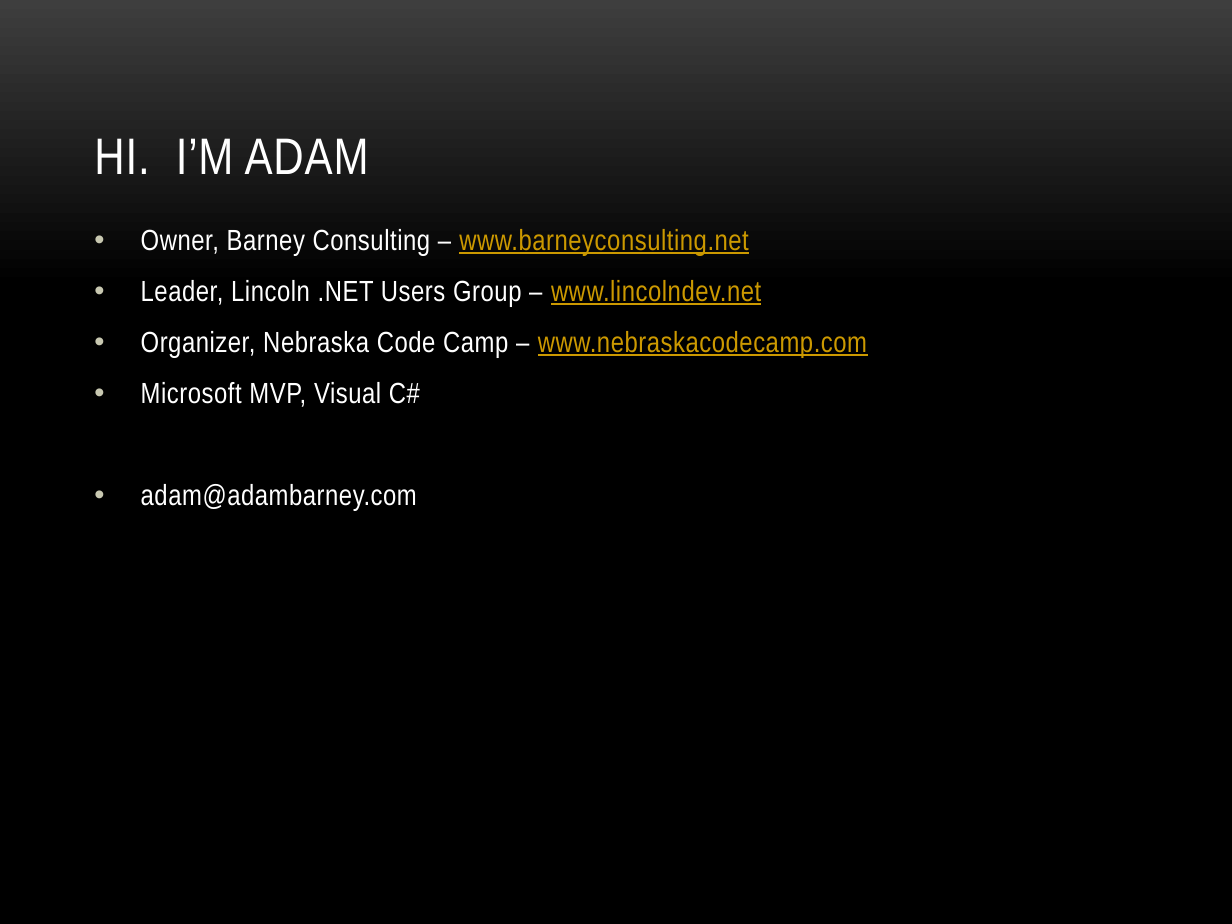
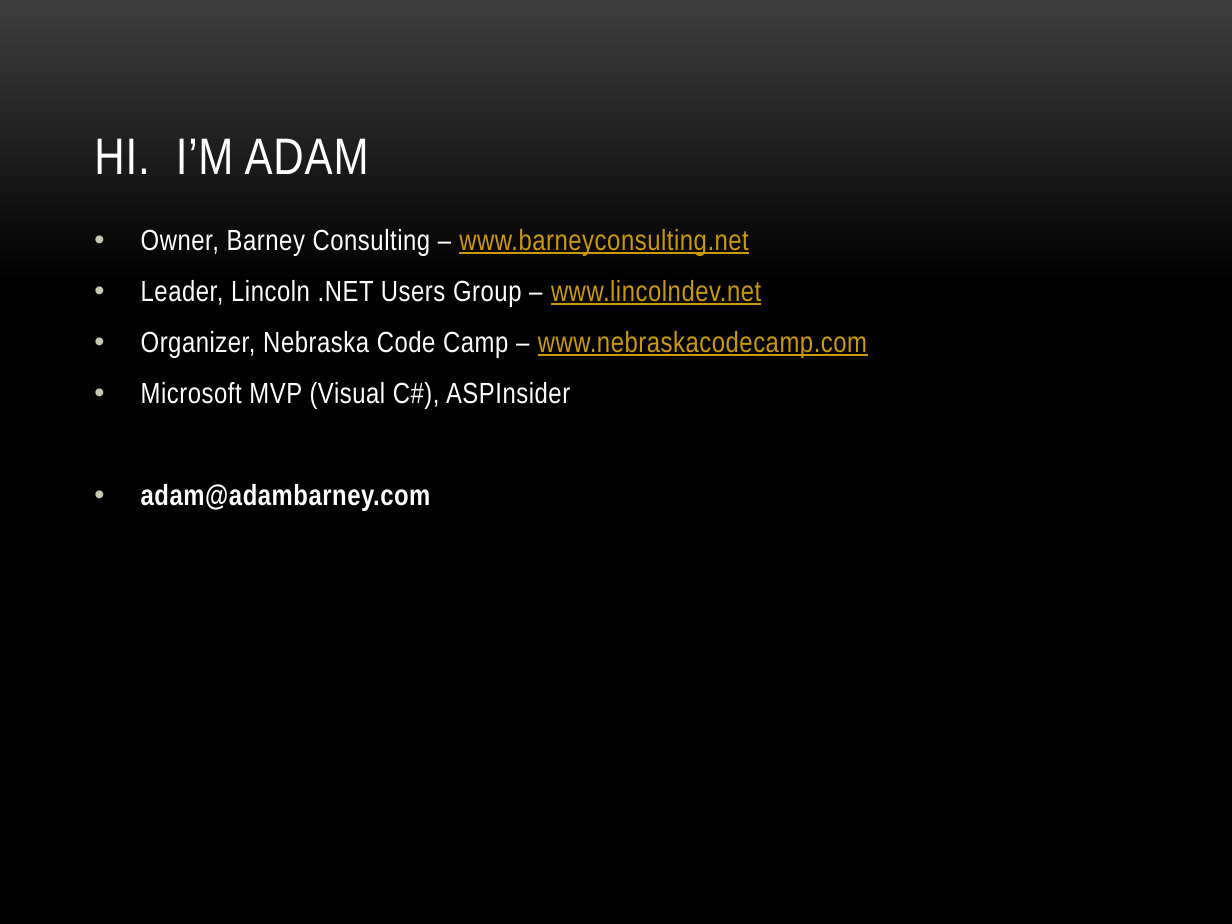
Before and after one commit to cabarney/C--v.Next, a slide deck: slide 2 of Slides.pptx. Drawn at 1232x924 pixels with LibreOffice and Linux fonts; fonts in the diff are those of the drawing; background and template pictures are left out. Boxes give left, top, right and bottom in pixels: in the first picture for what was removed or moved away, otherwise in the second. Text is boxed around its words. In the diff, an @@ line names an element or a change of style, - is before the commit and + after.

```diff
--- a/Slides.pptx
+++ b/Slides.pptx
@@ text at box(141, 382, 570, 409): text changed @@
-• Microsoft MVP, Visual C#
+• Microsoft MVP (Visual C#), ASPInsider
@@ text at box(141, 484, 431, 511): bold on in "adam@adambarney.com" @@
```
Also in this commit, not shown: 5 other slides changed.
